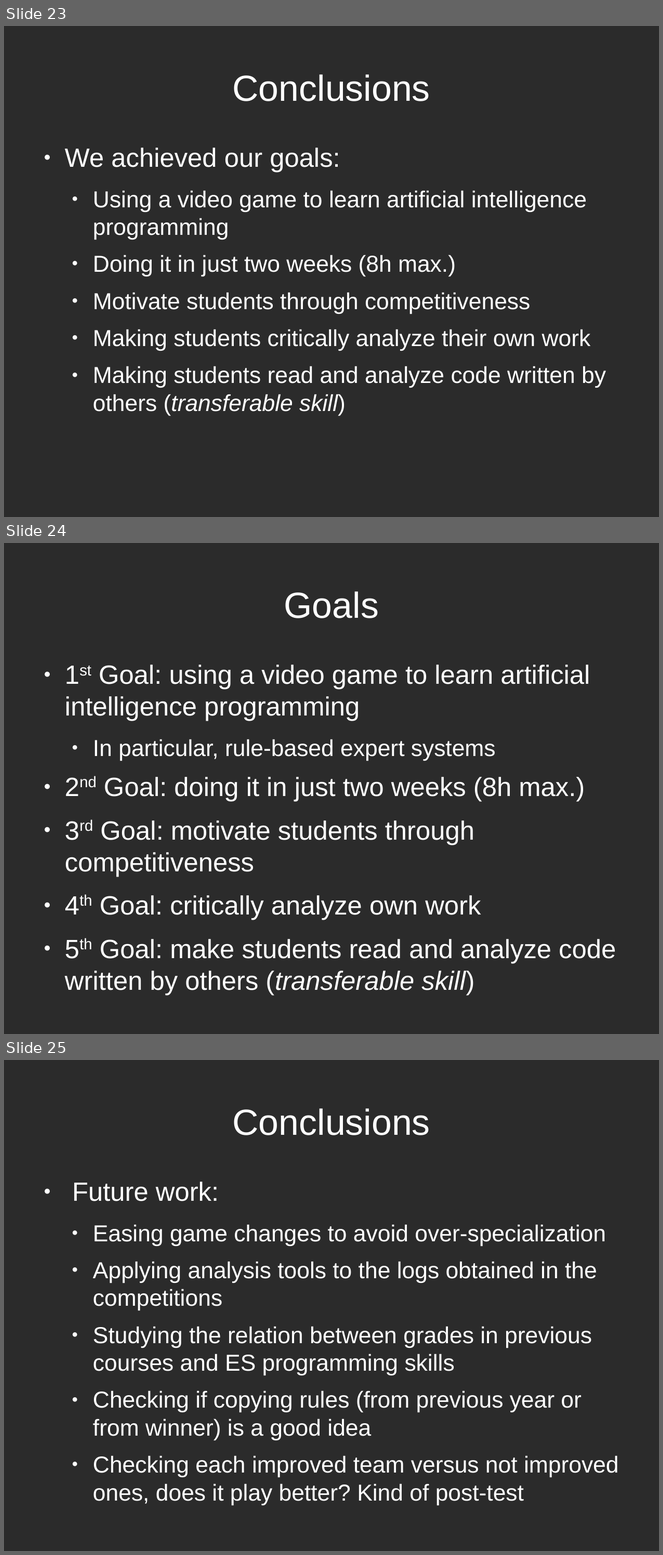
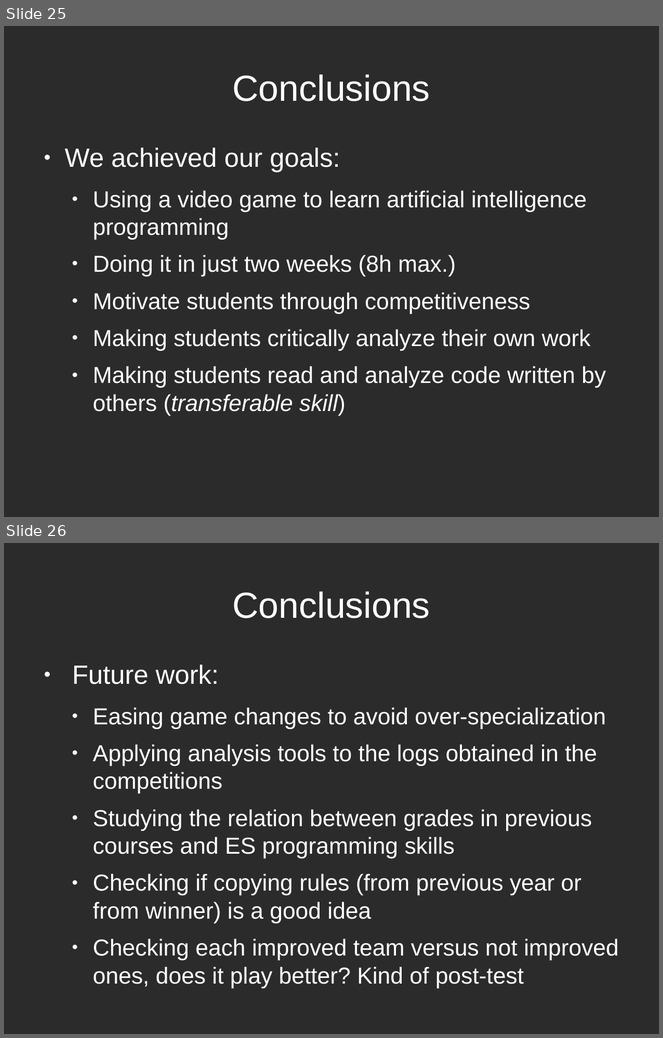
Before and after one commit to rompehielos013013013/gsiege, a slide deck: presentacion/Brunel2014/assessingCompetitions.odp. Shown one above the other, each under a label of ours: slides 23, 24 and 25 before the commit, slides 25 and 26 after it. The pictures are 663x1555 and 663x1038 pixels, drawn with LibreOffice and Linux fonts; fonts in the diff are those of the drawing; background and template pictures are left out; a plain dark background stands for a picture behind light text. Boxes give left, top, right and bottom in pixels: in the first picture for what was removed or moved away, otherwise in the second. Text is boxed around its words. In the diff, an @@ line names an element or a change of style, - is before the commit and + after.

```diff
--- a/presentacion/Brunel2014/assessingCompetitions.odp
+++ b/presentacion/Brunel2014/assessingCompetitions.odp
@@ slide 24 removed at (x1=4, y1=543, x2=659, y2=1034), background picture (left out) @@
@@ title removed at (x1=284, y1=591, x2=379, y2=618) @@
-Goals
@@ text removed at (x1=65, y1=665, x2=616, y2=995) @@
-● 1st Goal: using a video game to learn artificial intelligence programming
-  ● In particular, rule-based expert systems
-● 2nd Goal: doing it in just two weeks (8h max.)
-● 3rd Goal: motivate students through competitiveness
-● 4th Goal: critically analyze own work
-● 5th Goal: make students read and analyze code written by others (transferable skill)
@@ what was slide 23 is now slide 25 @@
@@ what was slide 25 is now slide 26 @@
```
Also in this commit, not shown: 9 slides changed, 4 slides added, 1 other slide removed.
